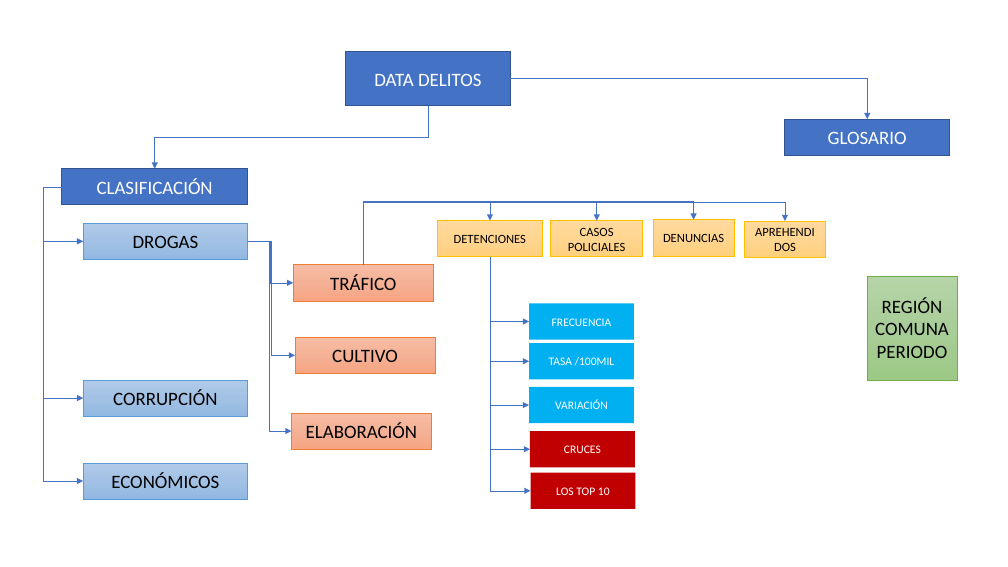
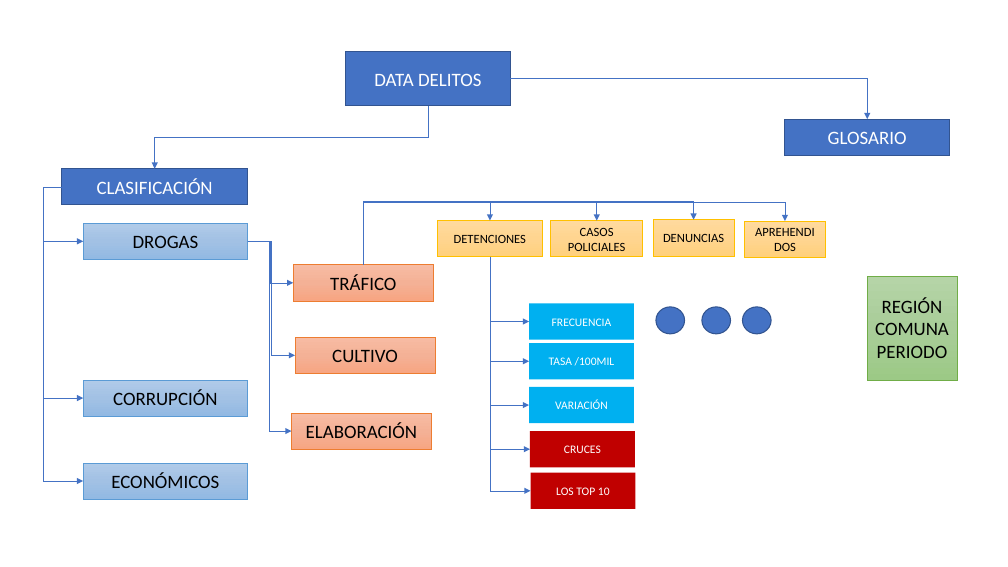
Before and after one commit to Sud-Austral/DATA-DELITO, a slide deck: slide 1 of DATADELITO/MONO.pptx. Drawn at 1008x567 pixels with LibreOffice and Linux fonts; fonts in the diff are those of the drawing. Boxes give left, top, right and bottom in pixels: in the first picture for what was removed or moved away, otherwise in the second. Text is boxed around its words. In the diff, an @@ line names an element or a change of style, - is before the commit and + after.

```diff
--- a/DATADELITO/MONO.pptx
+++ b/DATADELITO/MONO.pptx
@@ ellipse added at box(656, 307, 685, 334), fill #4472C4, outline #325491 1 pt @@
@@ ellipse added at box(702, 307, 730, 334), fill #4472C4, outline #325491 1 pt @@
@@ ellipse added at box(743, 307, 771, 334), fill #4472C4, outline #325491 1 pt @@
```
Also in this commit, not shown: 3 other files.
